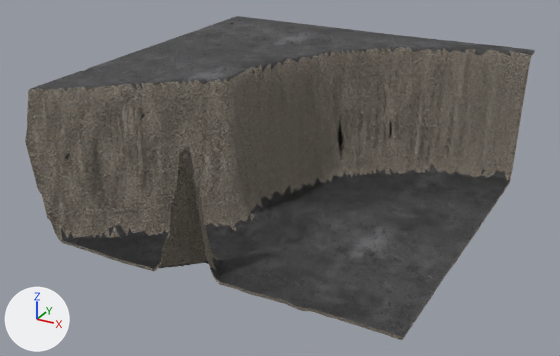
Two versions of the glTF model content/props/lunar-rift-chunk-1.glb, one commit apart.
Before and after are seen from a camera (50 mm lens) standing at (176.0, -340.0, 181.0) and looking at (-5.0, -12.0, 17.0). The lights are fixed; the arrows at lower left show +X, +Y and +Z. The picture after the commit comes second. Vertices at exactly the same position are counted once.

Names of what the first picture shows: 'LOD0_TERRAIN_1'.
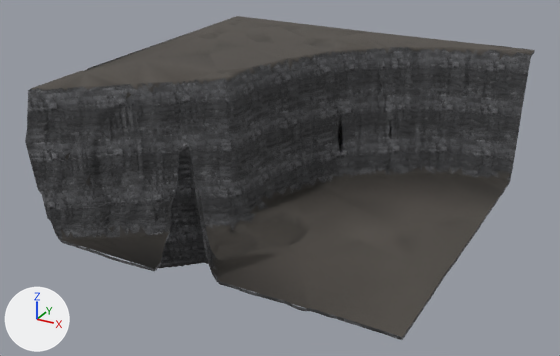
Location of each change, [x1, y1, x2, y2] in pixels of the pictures (560 x 356 px):
```json
{"object": "LOD0_TERRAIN_1", "change": "surface changed, reshaped", "before": [25, 16, 535, 340], "after": [25, 16, 535, 340], "on screen": "darker"}
{"part": 1, "of": "me_lod0_terrain_1", "change": "reshaped", "before": [33, 16, 535, 340], "after": [85, 16, 515, 236]}
{"part": 2, "of": "me_lod0_terrain_1", "change": "deleted", "before": [177, 173, 185, 212]}
{"part": 3, "of": "me_lod0_terrain_1", "change": "surface changed", "before": [25, 46, 534, 340], "after": [25, 46, 534, 340], "on screen": "darker"}
{"part": 4, "of": "me_lod0_terrain_1", "change": "recoloured", "before": [109, 48, 498, 279], "after": [109, 48, 498, 279]}
{"part": 5, "of": "me_lod0_terrain_1", "change": "recoloured", "before": [86, 47, 504, 268], "after": [86, 47, 504, 268]}
```

Scene script edits in JSON lines:
```json
{"op": "add", "block": "img_cliff_side_ao_1k_cliff_side_rough_1k", "code": ["img_cliff_side_ao_1k_cliff_side_rough_1k = load_image('cliff_side_ao_1k-cliff_side_rough_1k', 'textures/game/cliff_side_ao_1k-cliff_side_rough_1k_1fd93fd83d64.jpg', 1024, 1024, 'Non-Color')"]}
{"op": "add", "block": "img_cliff_side_diff_1k", "code": ["img_cliff_side_diff_1k = load_image('cliff_side_diff_1k', 'textures/game/cliff_side_diff_1k_201fe54947b7.jpg', 1024, 1024, 'sRGB')"]}
{"op": "add", "block": "img_cliff_side_nor_1k", "code": ["img_cliff_side_nor_1k = load_image('cliff_side_nor_1k', 'textures/game/cliff_side_nor_1k_24bcf83ec5cd.jpg', 1024, 1024, 'Non-Color')"]}
{"block": "mat_rift_wall", "change": "nodes: BsdfPrincipled, Math, Mix, NormalMap, OutputMaterial, SeparateColor, TexImage x3, VertexColor"}
{"block": "mat_rift_wall", "change": "uses the picture img_gray_rocks_ao_1k_gray_rocks_rough_1k"}
{"block": "mat_rift_wall", "change": "uses the picture img_gray_rocks_diff_1k"}
{"block": "mat_rift_wall", "change": "uses the picture img_gray_rocks_nor_1k"}
{"block": "mat_rift_wall", "change": "nodes: BsdfPrincipled, Math, Mix x2, NormalMap, OutputMaterial, SeparateColor, TexImage x3, VertexColor"}
{"block": "mat_rift_wall", "change": "colours: light grey #c5c7cd, mixed with the vertex colours"}
{"block": "mat_rift_wall", "change": "uses the picture img_cliff_side_ao_1k_cliff_side_rough_1k"}
{"block": "mat_rift_wall", "change": "uses the picture img_cliff_side_diff_1k"}
{"block": "mat_rift_wall", "change": "uses the picture img_cliff_side_nor_1k"}
{"block": "me_lod0_terrain_1", "where": "# used by ob_lod0_terrain_1; location = (0.0, 0.0, 0.0)"}
{"op": "remove", "block": "me_lod0_terrain_1", "code": "me_lod0_terrain_1.from_pydata(...)  # 3802 vertices, 6720 faces; spans x -97.0..96.0, y -96.0..96.0, z -2.0..75.0"}
{"op": "add", "block": "me_lod0_terrain_1", "code": "me_lod0_terrain_1.from_pydata(...)  # 2123 vertices, 3471 faces; spans x -97.0..96.0, y -96.0..96.0, z -2.0..75.0"}
{"block": "me_lod0_terrain_1", "change": "me_lod0_terrain_1 part 1: 1688 vertices removed from x -96.0..96.0, y -96.0..96.0, z -2.0..75.0; 10 vertices added at x -92.0..96.0, y -58.0..84.0, z 1.0..73.0"}
{"block": "me_lod0_terrain_1", "change": "me_lod0_terrain_1 part 2: 1 vertex removed from x -8.0, y -94.0, z 38.0"}
{"block": "me_lod0_terrain_1", "change": "me_lod0_terrain_1 part 3: 2243 kept faces spanning x -97.0..96.0, y -96.0..96.0, z -2.0..75.0 get new texture (UV) coordinates"}
{"block": "me_lod0_terrain_1", "change": "me_lod0_terrain_1 part 4: 22 faces spanning x -64.0..89.0, y -96.0..84.0, z 0.0..75.0 switch from mat_rift_floor to mat_rift_wall"}
{"block": "me_lod0_terrain_1", "change": "me_lod0_terrain_1 part 5: 28 faces spanning x -74.0..82.0, y -96.0..86.0, z -1.0..75.0 switch from mat_rift_wall to mat_rift_floor"}
```
